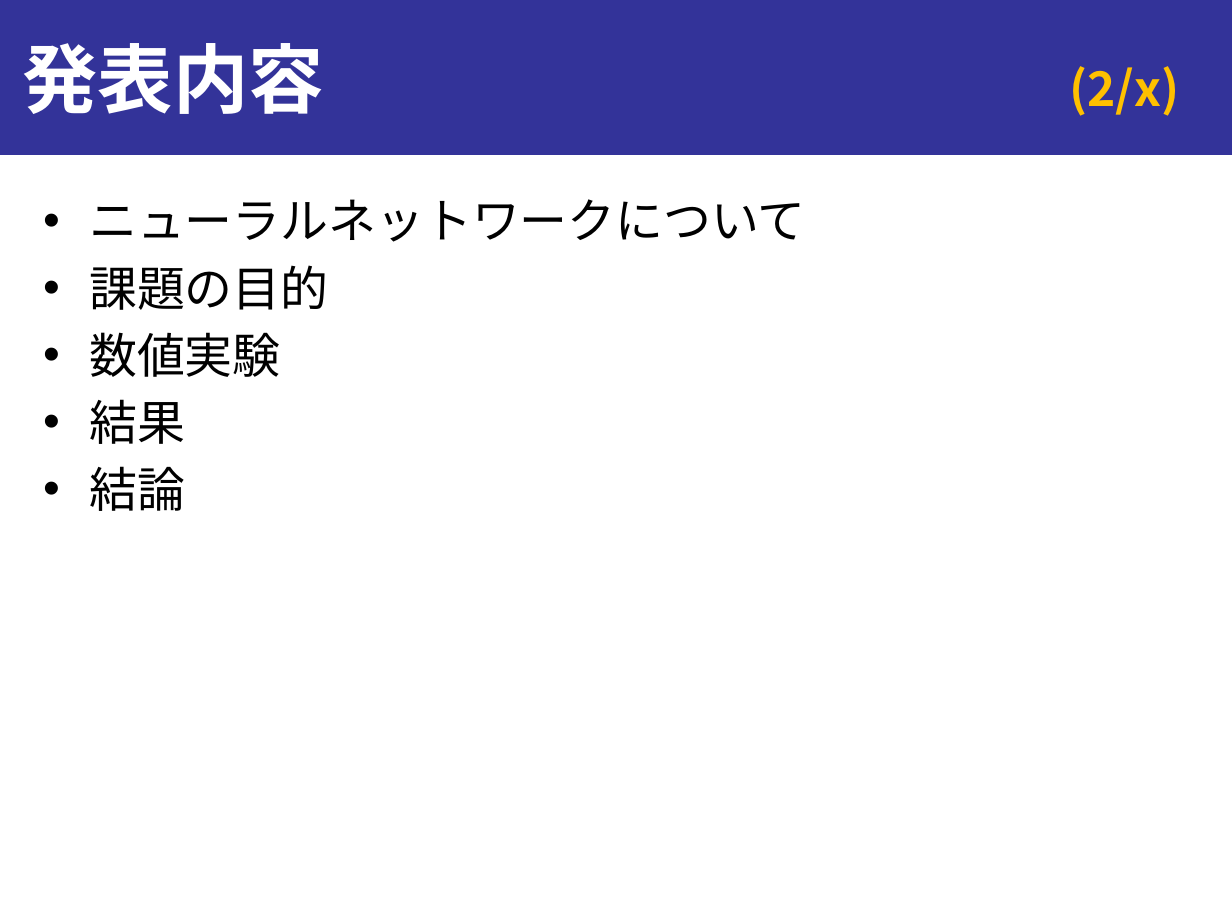
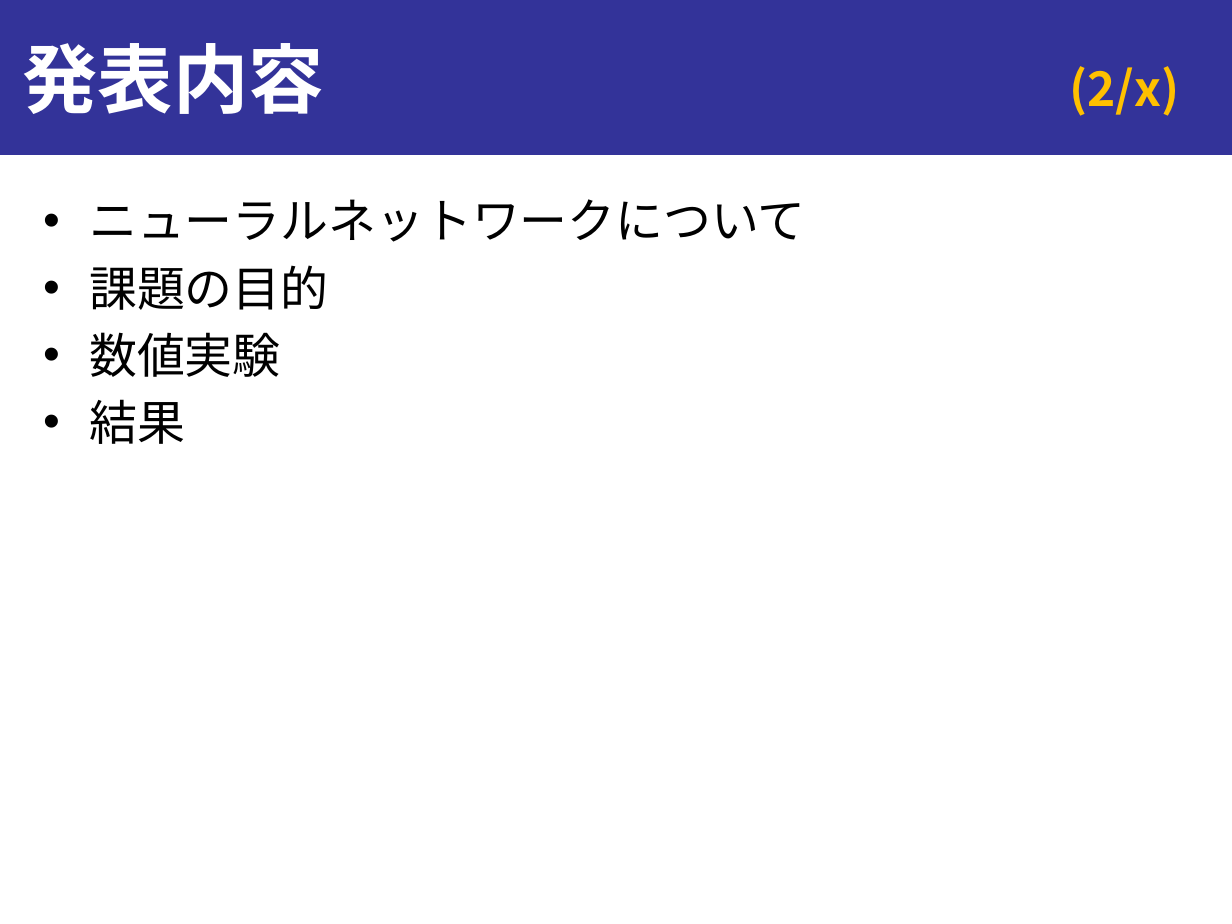
Before and after one commit to onikUone/slides, a slide deck: slide 2 of Junior_ex1.pptx. Drawn at 1232x924 pixels with LibreOffice and Linux fonts; fonts in the diff are those of the drawing. Boxes give left, top, right and bottom in pixels: in the first picture for what was removed or moved away, otherwise in the second. Text is boxed around its words. In the diff, an @@ line names an element or a change of style, - is before the commit and + after.

```diff
--- a/Junior_ex1.pptx
+++ b/Junior_ex1.pptx
@@ text at (89,466,185,511): paragraph removed @@
-• 結論
```
Also in this commit, not shown: 5 other slides changed, 15 slides added, 52 other files.
